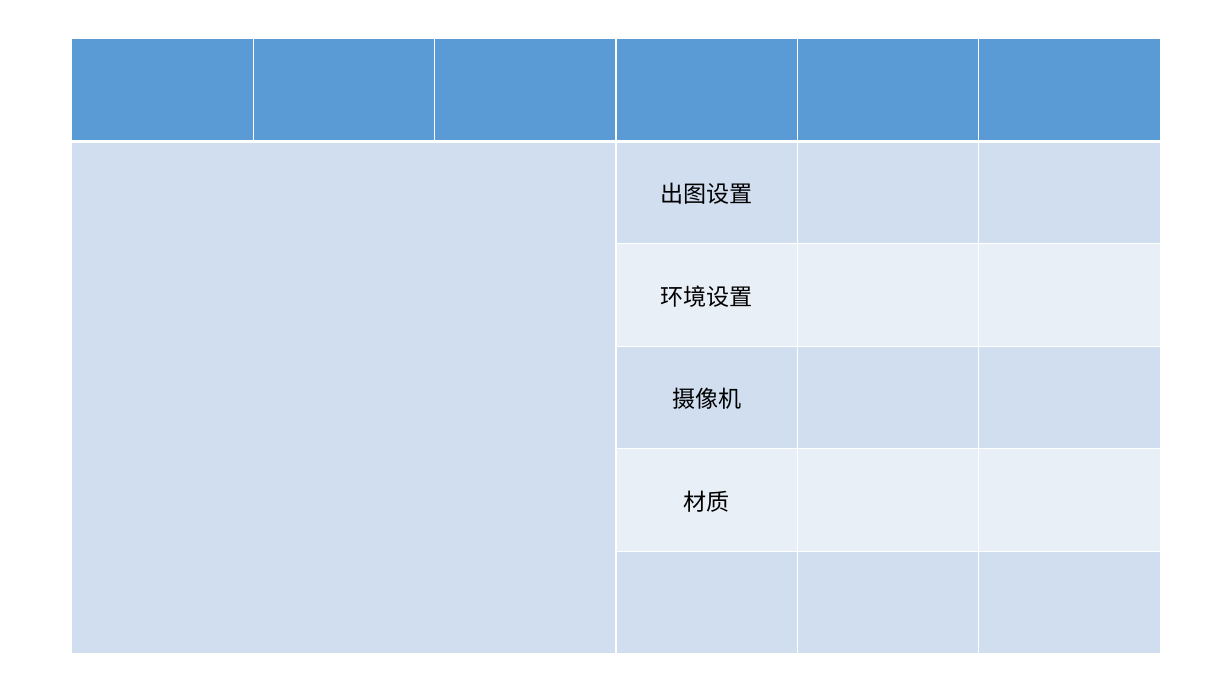
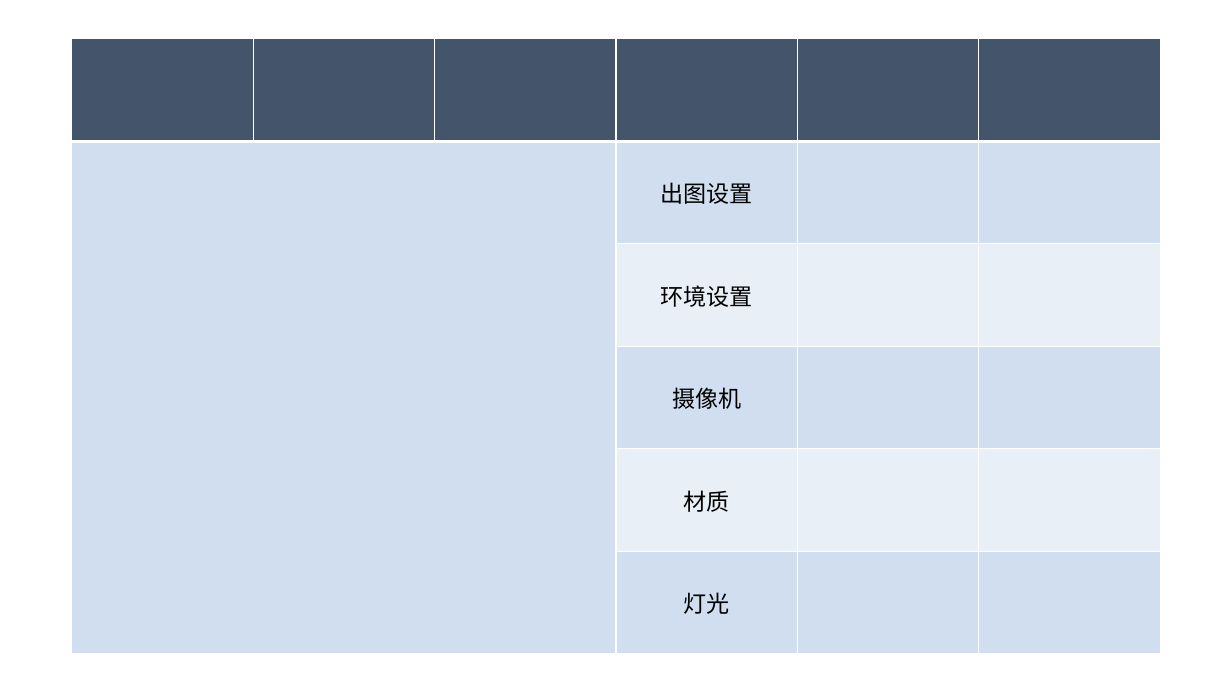
Before and after one commit to vilyLei/voxserver, a slide deck: slide 8 of src/dsrdiffusion/thinks.pptx (slide 2 before the commit). Drawn at 1232x693 pixels with LibreOffice and Linux fonts; fonts in the diff are those of the drawing. Boxes give left, top, right and bottom in pixels: in the first picture for what was removed or moved away, otherwise in the second. Text is boxed around its words. In the diff, an @@ line names an element or a change of style, - is before the commit and + after.

```diff
--- a/src/dsrdiffusion/thinks.pptx
+++ b/src/dsrdiffusion/thinks.pptx
@@ table at <box>72,39,1159,654</box> @@
-row 6, column 4: 
+row 6, column 4: 灯光
@@ fill #5B9BD5 to #44546A in row 1 @@
```
Also in this commit, not shown: 7 slides added, 1 other file.
